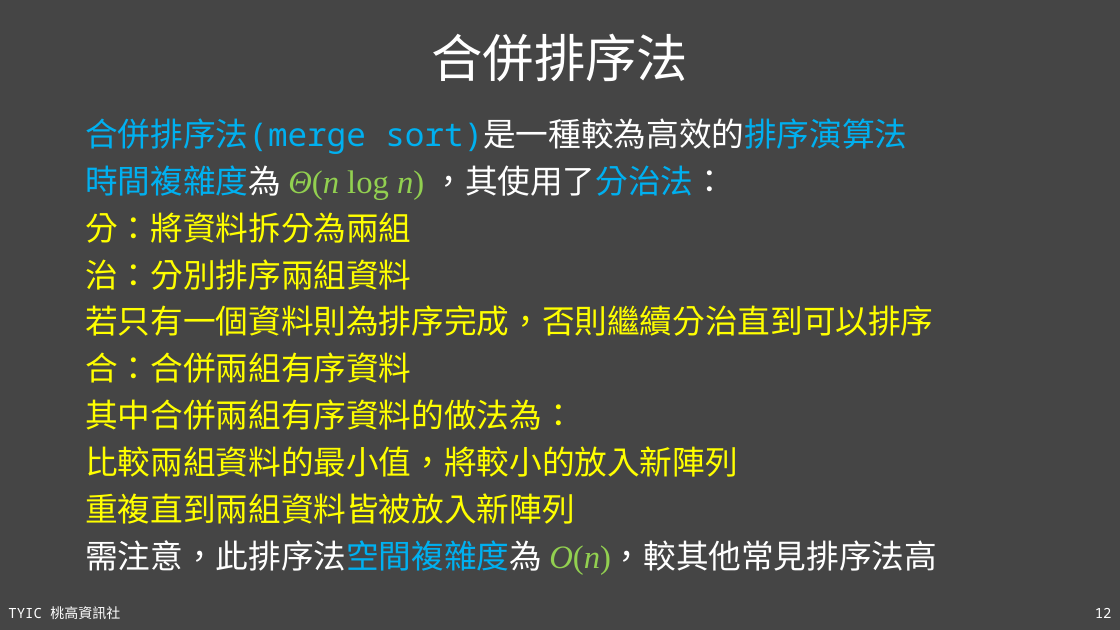
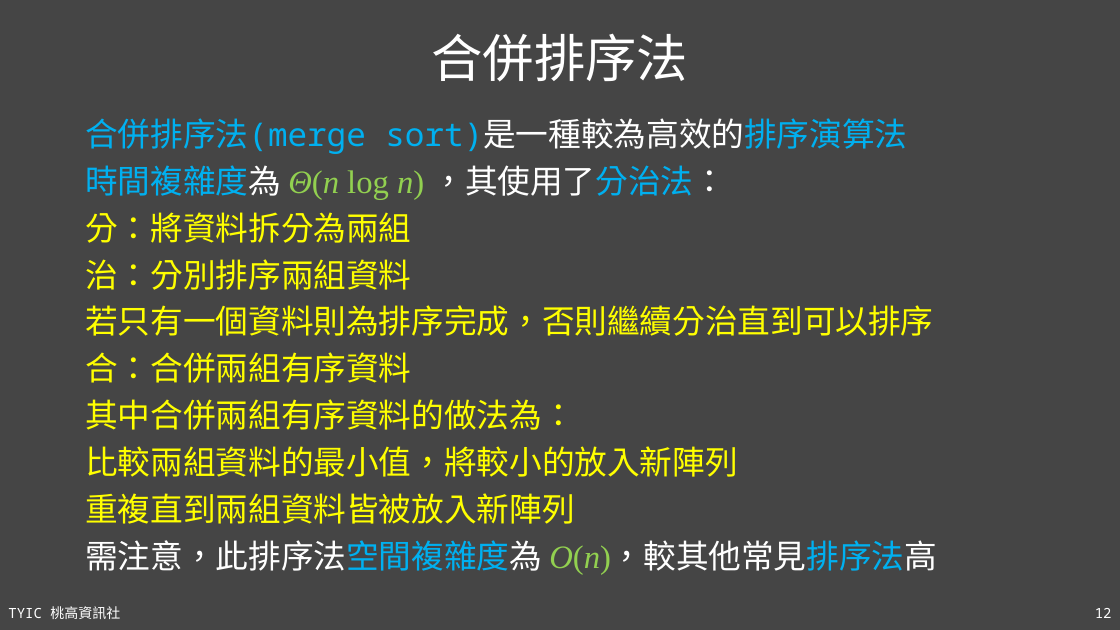
Before and after one commit to TYSHIC/slides, a slide deck: slide 12 of ppt/21_進階資料結構與演算法.pptx. Drawn at 1120x630 pixels with LibreOffice and Linux fonts; fonts in the diff are those of the drawing. Boxes give left, top, right and bottom in pixels: in the first picture for what was removed or moved away, otherwise in the second. Text is boxed around its words. In the diff, an @@ line names an element or a change of style, - is before the commit and + after.

```diff
--- a/ppt/21_進階資料結構與演算法.pptx
+++ b/ppt/21_進階資料結構與演算法.pptx
@@ text at box(85, 540, 937, 575): text colour #FFFFFF to #00B0F0 in "O(n)，較其他常見排序法高" @@
```
Also in this commit, not shown: 4 other slides changed, 8 other files.
